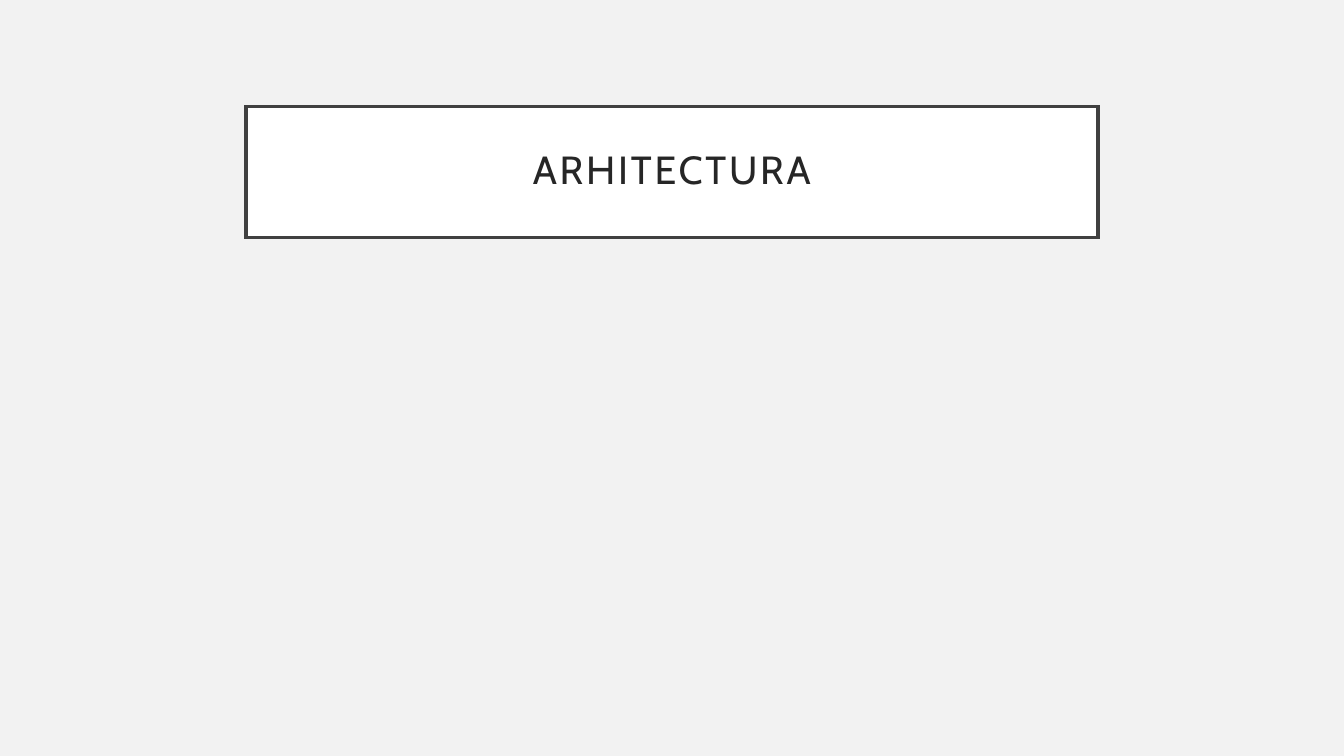
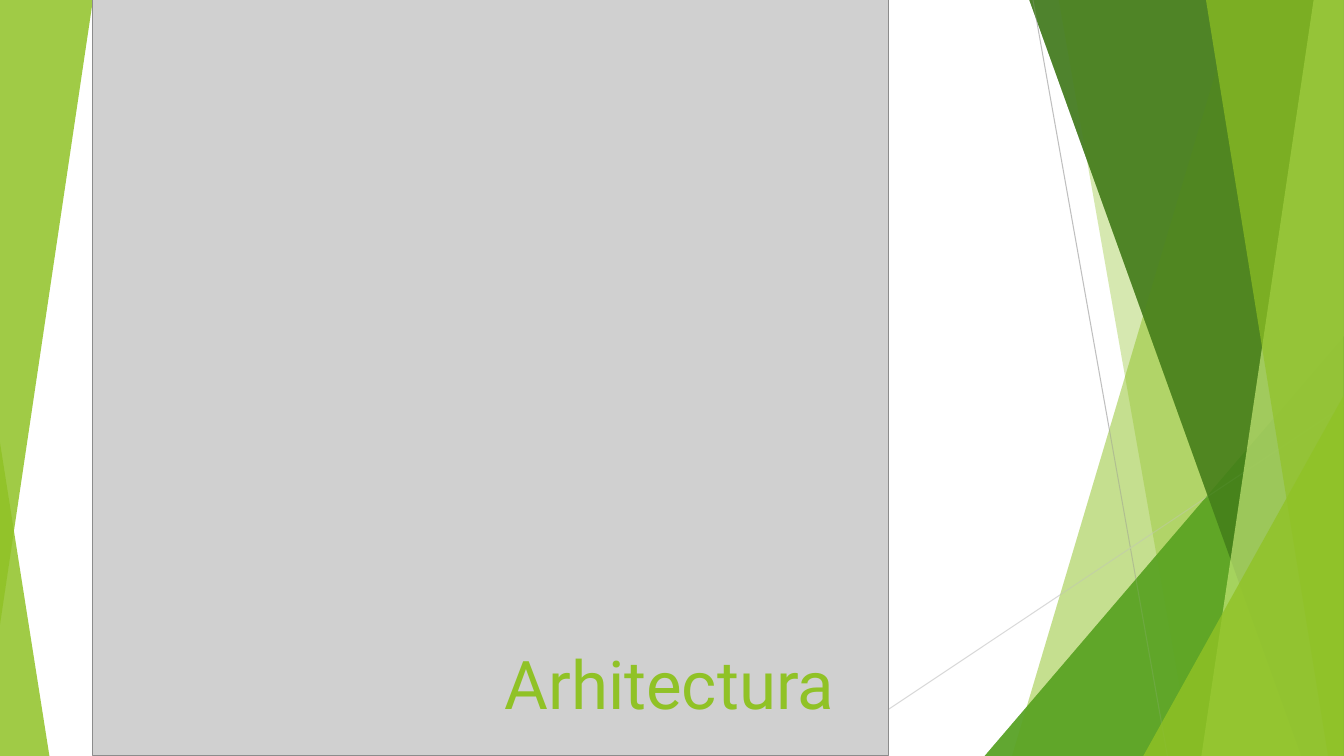
Before and after one commit to MihaiCatalin97/StudentAssistant, a slide deck: slide 6 of Licenta2020MihaiMariusCatalin/Prezentare.pptx. Drawn at 1344x756 pixels with LibreOffice and Linux fonts; fonts in the diff are those of the drawing; grey boxes stand for pictures. Boxes give left, top, right and bottom in pixels: in the first picture for what was removed or moved away, otherwise in the second. Text is boxed around its words. In the diff, an @@ line names an element or a change of style, - is before the commit and + after.

```diff
--- a/Licenta2020MihaiMariusCatalin/Prezentare.pptx
+++ b/Licenta2020MihaiMariusCatalin/Prezentare.pptx
@@ background #F2F2F2 to #FFFFFF @@
@@ group added at (x1=0, y1=0, x2=1344, y2=756): 5 freeform shapes, 3 triangles, 2 lines @@
@@ picture added at (x1=93, y1=0, x2=888, y2=756) @@
@@ group added at (x1=0, y1=0, x2=1344, y2=756): 5 freeform shapes, 3 triangles @@
@@ title "Arhitectura" moved from (x1=246, y1=106, x2=1098, y2=237) to (x1=505, y1=658, x2=834, y2=710) @@
@@ title "Arhitectura" at (x1=505, y1=658, x2=834, y2=710): vertical alignment middle to bottom; fill #FFFFFF to none; outline #404040 2.5 pt to none @@
@@ title at (x1=505, y1=658, x2=834, y2=710): text changed; size 28 to 48 pt; font Cabin to Roboto; text colour #262626 to #90C226 @@
-ARHITECTURA
+Arhitectura
```
Also in this commit, not shown: 1 other slide changed, 7 slides added, 5 slides removed, 2 other files.
